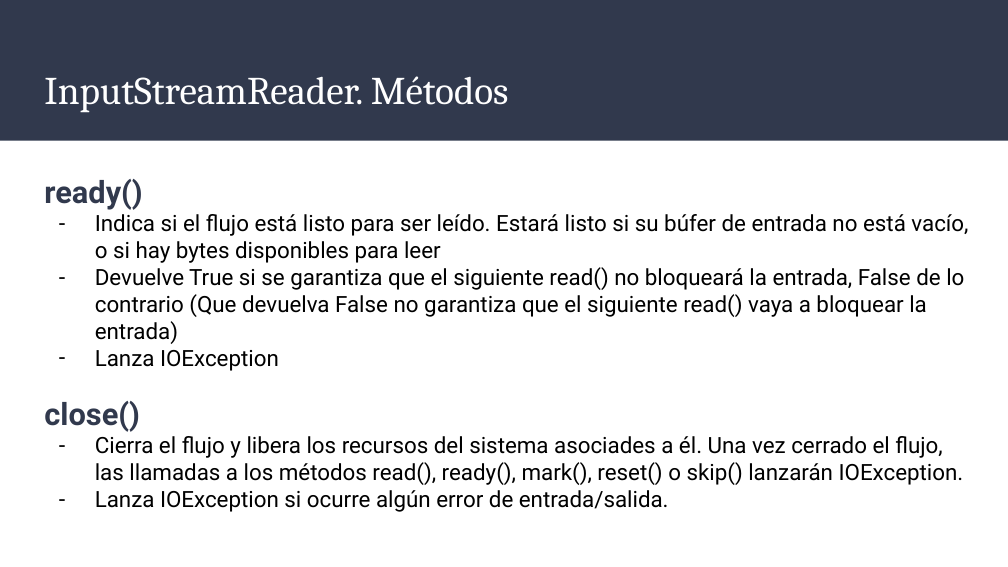
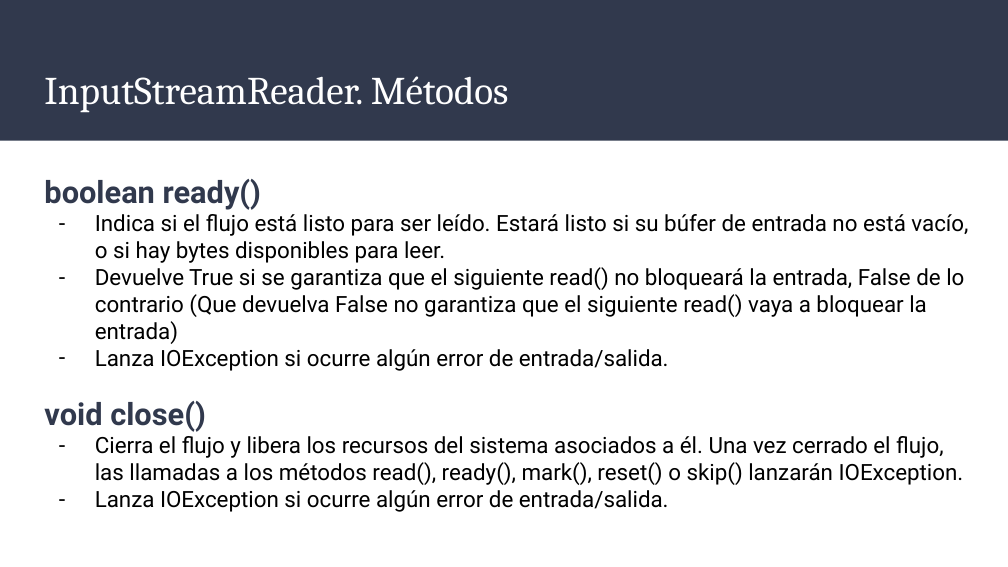
Before and after one commit to Ivanmr96/U10---Ficheros, a slide deck: slide 5 of Presentaciones/Clases InputStreamReader y OutputStreamWriter.pptx (slide 6 before the commit). Drawn at 1008x567 pixels with LibreOffice and Linux fonts; fonts in the diff are those of the drawing. Boxes give left, top, right and bottom in pixels: in the first picture for what was removed or moved away, otherwise in the second. Text is boxed around its words. In the diff, an @@ line names an element or a change of style, - is before the commit and + after.

```diff
--- a/Presentaciones/Clases InputStreamReader y OutputStreamWriter.pptx
+++ b/Presentaciones/Clases InputStreamReader y OutputStreamWriter.pptx
@@ text at box(44, 179, 968, 263): text changed @@
-ready()
-– Indica si el flujo está listo para ser leído. Estará listo si su búfer de entrada no está vacío, o si hay bytes disponibles para leer
+boolean ready()
+– Indica si el flujo está listo para ser leído. Estará listo si su búfer de entrada no está vacío, o si hay bytes disponibles para leer.
@@ text at box(44, 350, 964, 485): paragraphs removed @@
-– Lanza IOException
-close()
-– Cierra el flujo y libera los recursos del sistema asociades a él. Una vez cerrado el flujo, las llamadas a los métodos read(), ready(), mark(), reset() o skip() lanzarán IOException.
@@ text at box(44, 401, 964, 512): paragraphs added @@
+void close()
+– Cierra el flujo y libera los recursos del sistema asociados a él. Una vez cerrado el flujo, las llamadas a los métodos read(), ready(), mark(), reset() o skip() lanzarán IOException.
+– Lanza IOException si ocurre algún error de entrada/salida.
```
Also in this commit, not shown: 6 other slides changed, 2 slides added, 4 slides removed, 18 other files.
